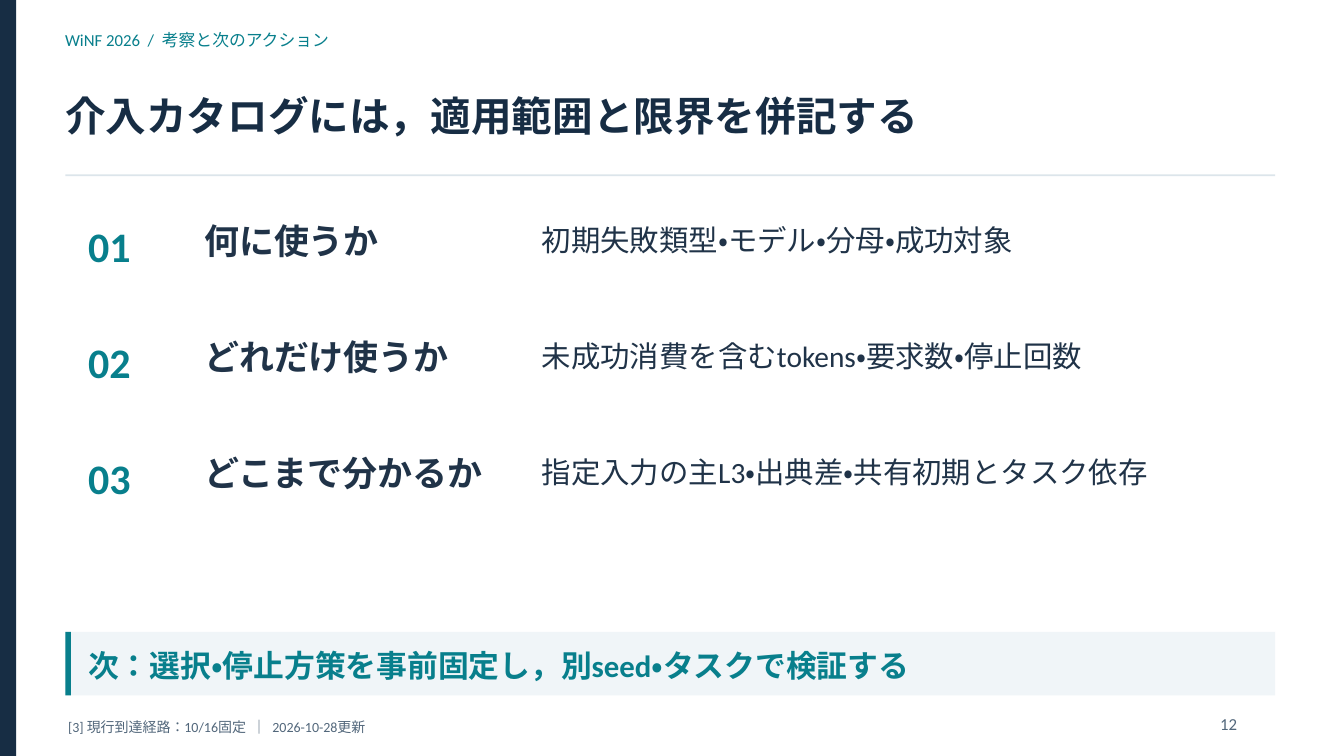
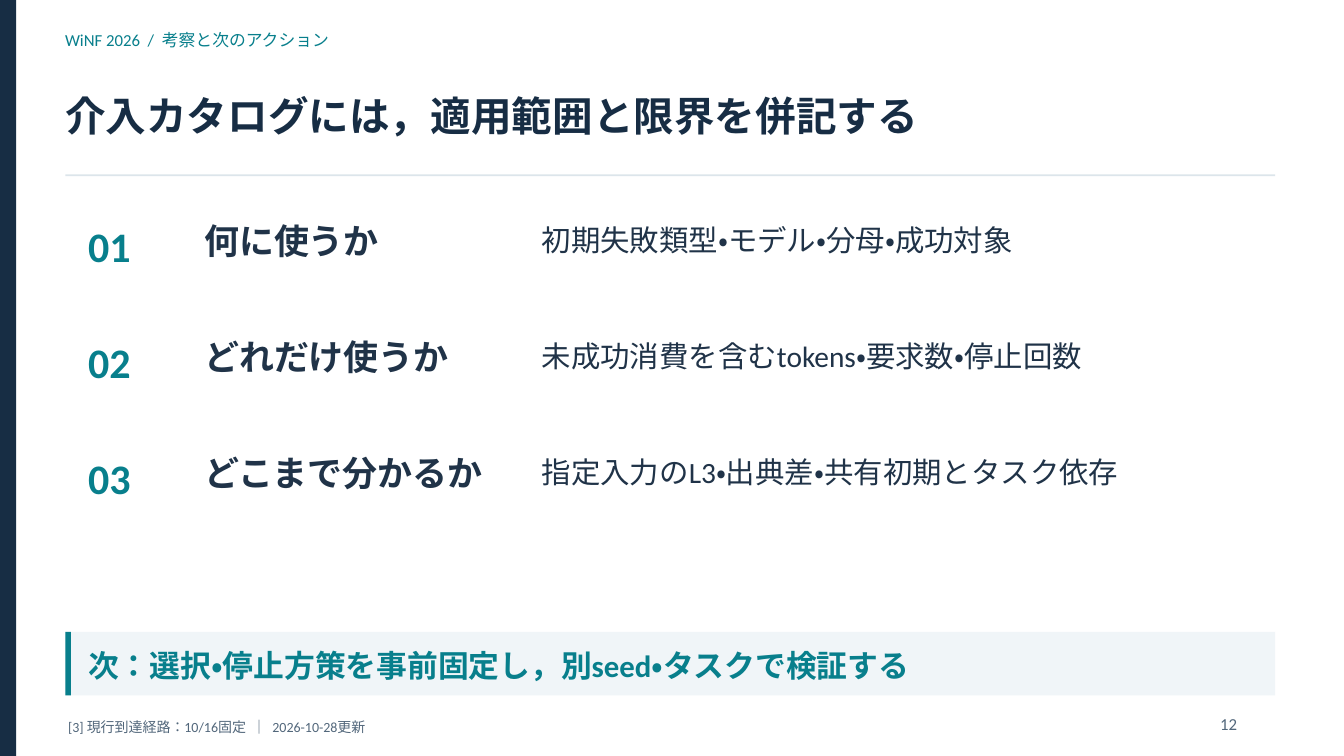
Before and after one commit to yuuma-ito/2026_ito_qLLM-ver3, a slide deck: slide 12 of docs/winf2026/slides/slides.pptx. Drawn at 1344x756 pixels with LibreOffice and Linux fonts; fonts in the diff are those of the drawing. Boxes give left, top, right and bottom in pixels: in the first picture for what was removed or moved away, otherwise in the second. Text is boxed around its words. In the diff, an @@ line names an element or a change of style, - is before the commit and + after.

Commit message:
docs: 評価表現をL3成功に統一し未定義変数の失敗分類を明記
卒論・要旨・発表資料と生成元の主L3表記を整理し、評価水準はL3、達成結果はL3成功とした。原因確認済みの旧unknown表記を実行時エラー（未定義変数）へ修正した。

Word・PowerPoint・PDFを再生成し、現行15成果物の旧表記残存なし、固定出典・集計値不変、図表・本文収録・体裁を検証した。指定フォント未導入による既存のPDF代替フォント制約は記録を維持した。

```diff
--- a/docs/winf2026/slides/slides.pptx
+++ b/docs/winf2026/slides/slides.pptx
@@ text at [542,458,1118,486]: text changed @@
-指定入力の主L3・出典差・共有初期とタスク依存
+指定入力のL3・出典差・共有初期とタスク依存
```
Also in this commit, not shown: 2 other slides changed, 43 other files.
